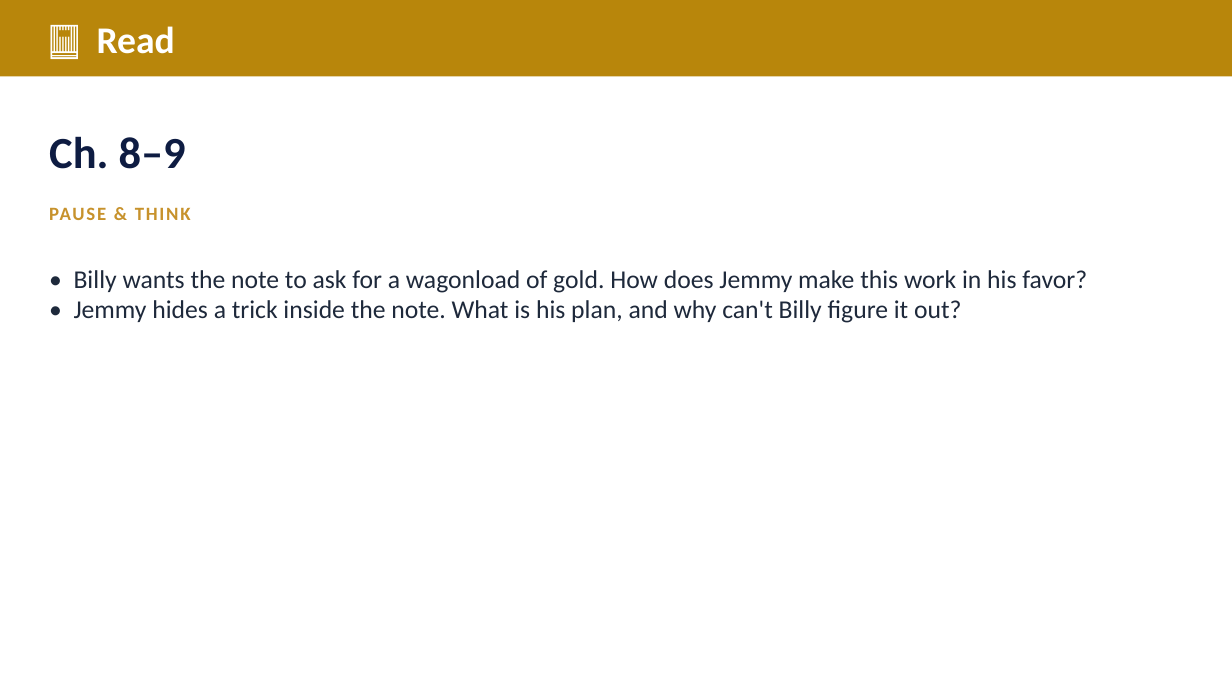
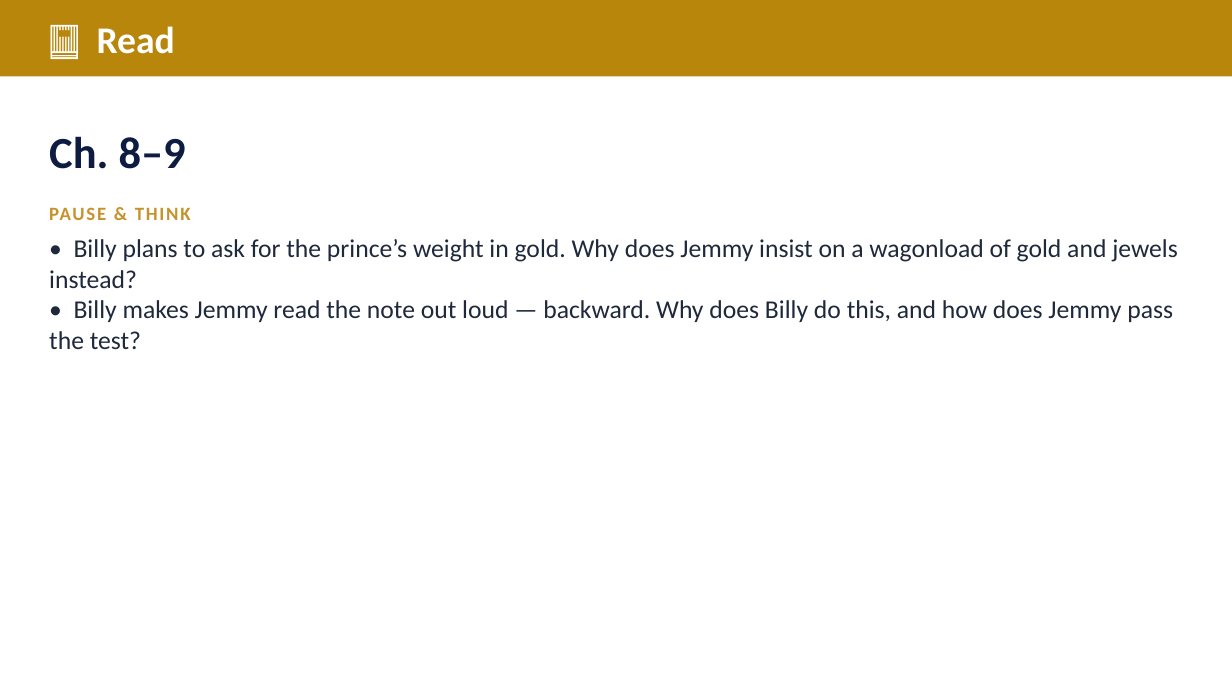
Before and after one commit to optimaondemand/optima-3rd-ela, a slide deck: slide 18 of Planning docs/Slides/lesson-19-2-teacher-slides.pptx (slide 16 before the commit). Drawn at 1232x693 pixels with LibreOffice and Linux fonts; fonts in the diff are those of the drawing. Boxes give left, top, right and bottom in pixels: in the first picture for what was removed or moved away, otherwise in the second. Text is boxed around its words. In the diff, an @@ line names an element or a change of style, - is before the commit and + after.

```diff
--- a/Planning docs/Slides/lesson-19-2-teacher-slides.pptx
+++ b/Planning docs/Slides/lesson-19-2-teacher-slides.pptx
@@ text at [49, 239, 1178, 349]: text changed @@
-• Billy wants the note to ask for a wagonload of gold. How does Jemmy make this work in his favor?
-• Jemmy hides a trick inside the note. What is his plan, and why can't Billy figure it out?
+• Billy plans to ask for the prince’s weight in gold. Why does Jemmy insist on a wagonload of gold and jewels instead?
+• Billy makes Jemmy read the note out loud — backward. Why does Billy do this, and how does Jemmy pass the test?
```
Also in this commit, not shown: 4 other slides changed, 6 slides added, 4 slides removed, 20 other files.
